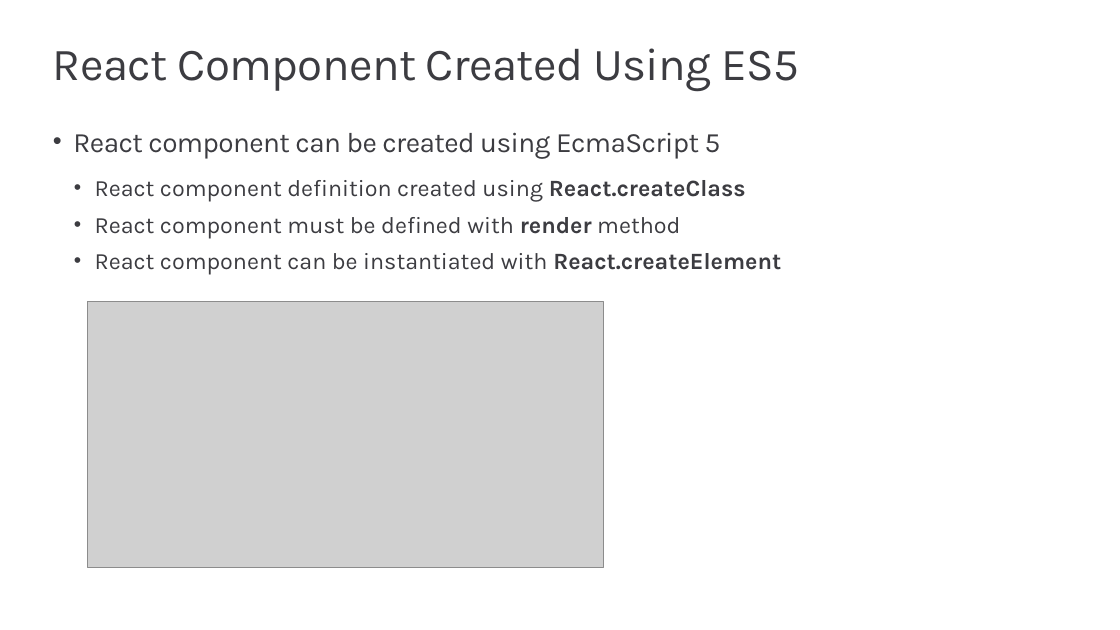
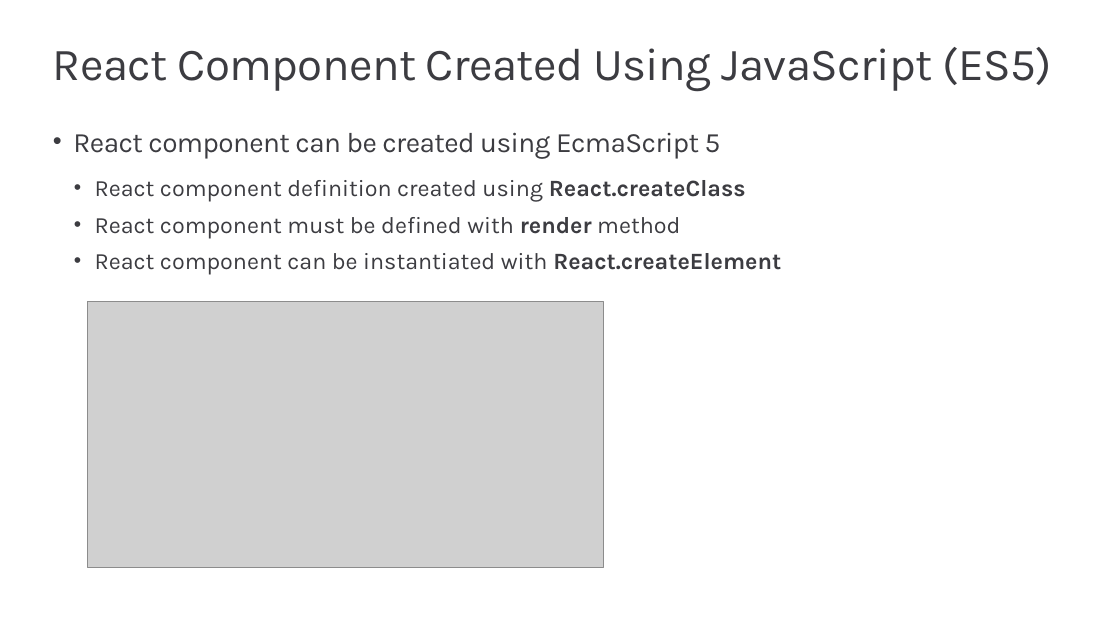
Before and after one commit to PowerBiDevCamp/Camp-Sessions, a slide deck: slide 8 of Session 05 - Embedding Power BI Reports using React.js.pptx. Drawn at 1120x630 pixels with LibreOffice and Linux fonts; fonts in the diff are those of the drawing; grey boxes stand for pictures; background and template pictures are left out. Boxes give left, top, right and bottom in pixels: in the first picture for what was removed or moved away, otherwise in the second. Text is boxed around its words. In the diff, an @@ line names an element or a change of style, - is before the commit and + after.

```diff
--- a/Session 05 - Embedding Power BI Reports using React.js.pptx
+++ b/Session 05 - Embedding Power BI Reports using React.js.pptx
@@ title at box(53, 47, 1052, 92): text changed @@
-React Component Created Using ES5
+React Component Created Using JavaScript (ES5)
```
Also in this commit, not shown: 1 other file.
